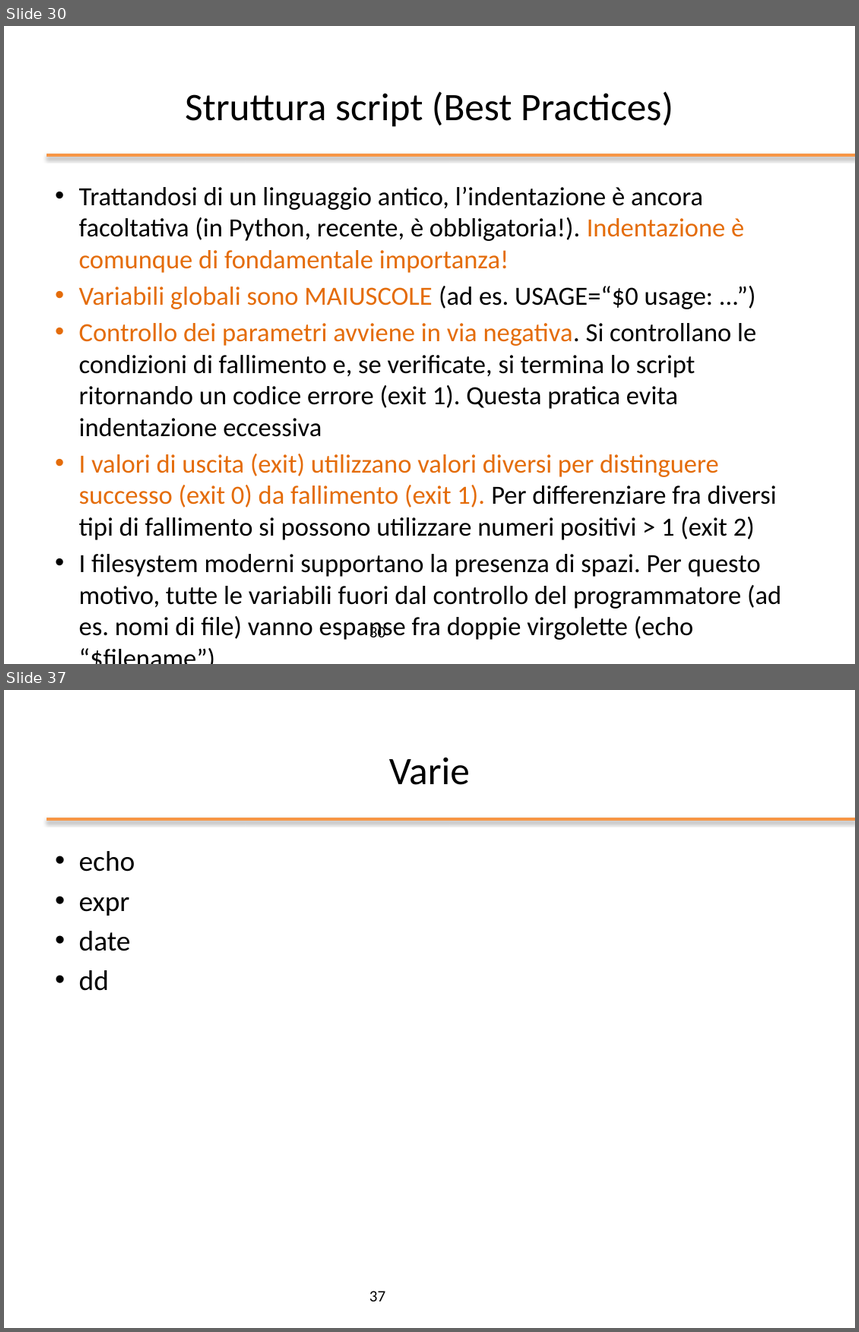
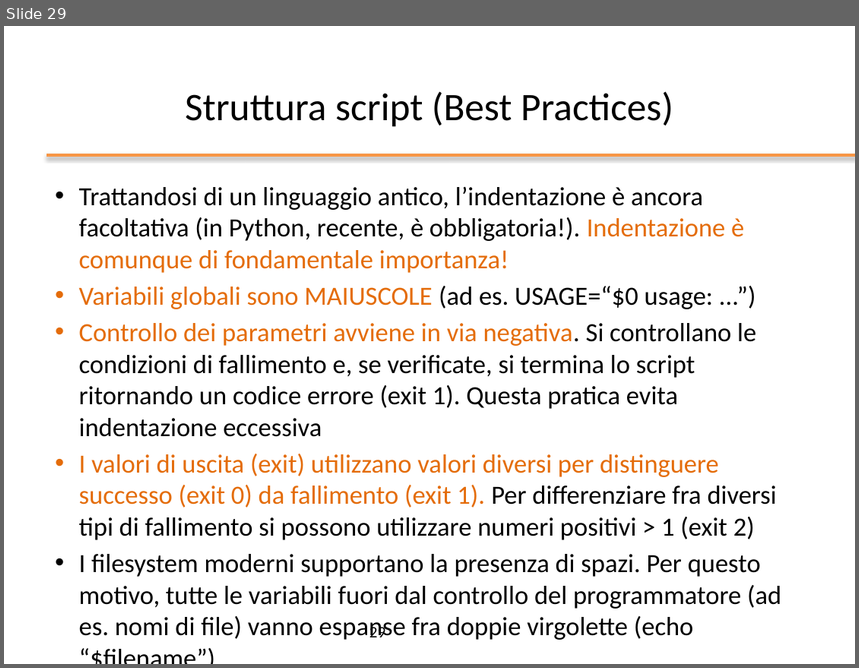
Before and after one commit to nbicocchi/operatingsystemsbsc, a slide deck: slides/ppt/03_Bash Scripting.pptx. Shown one above the other, each under a label of ours: slides 30 and 37 before the commit, slide 29 after it; the slides between them are not shown. The pictures are 859x1332 and 859x668 pixels, drawn with LibreOffice and Linux fonts; fonts in the diff are those of the drawing; background and template pictures are left out. Boxes give left, top, right and bottom in pixels: in the first picture for what was removed or moved away, otherwise in the second. Text is boxed around its words. In the diff, an @@ line names an element or a change of style, - is before the commit and + after.

```diff
--- a/slides/ppt/03_Bash Scripting.pptx
+++ b/slides/ppt/03_Bash Scripting.pptx
@@ slide 37 removed at bbox=[4, 690, 855, 1328], background #FFFFFF; not listed: 1 template element that a slide beside it also shows @@
@@ title removed at bbox=[389, 757, 470, 785] @@
-Varie
@@ text removed at bbox=[79, 851, 135, 991] @@
-• echo
-• expr
-• date
-• dd
@@ page number removed at bbox=[370, 1291, 386, 1302] @@
-37
@@ what was slide 30 is now slide 29 @@
@@ page number at bbox=[370, 625, 386, 638]: text changed @@
-30
+29
```
Also in this commit, not shown: 3 slides changed, 7 other slides removed, 3 other files.
